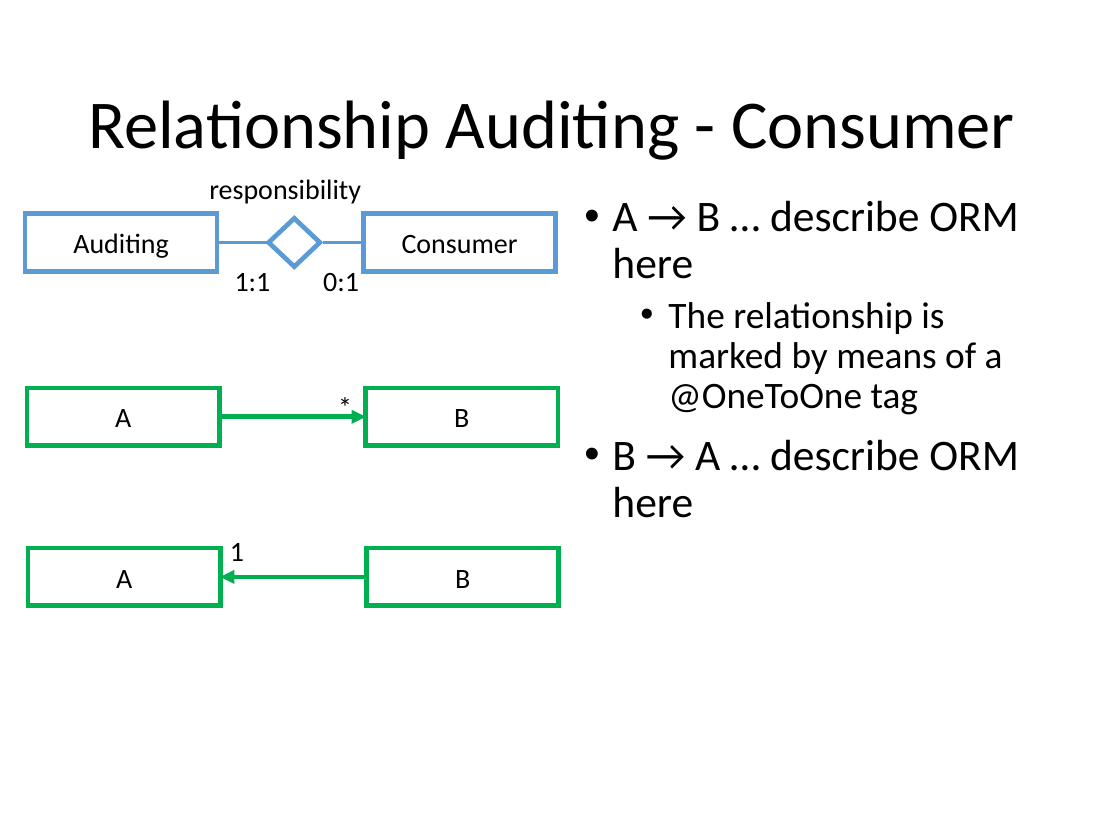
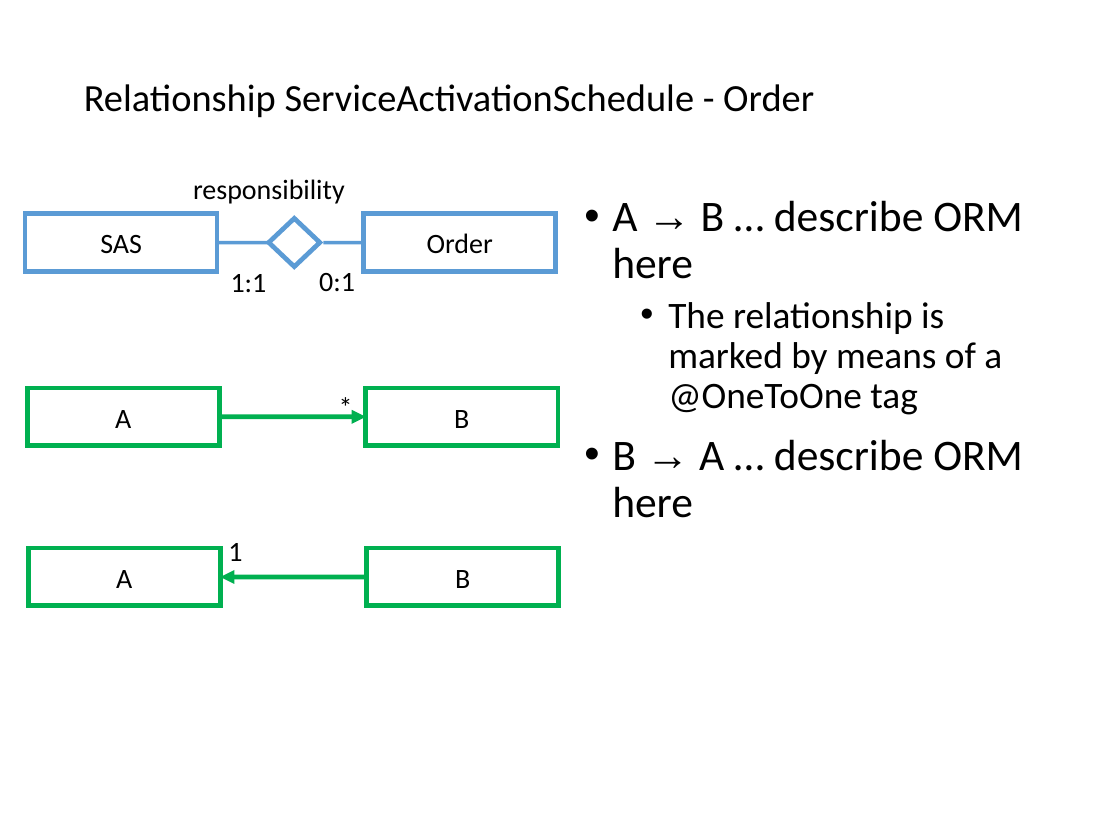
Before and after one commit to ubersandro/telcoServiceProject_DB2, a slide deck: slide 23 of TelcoProjectDocumentation.pptx (slide 18 before the commit). Drawn at 1120x840 pixels with LibreOffice and Linux fonts; fonts in the diff are those of the drawing. Boxes give left, top, right and bottom in pixels: in the first picture for what was removed or moved away, otherwise in the second. Text is boxed around its words. In the diff, an @@ line names an element or a change of style, - is before the commit and + after.

```diff
--- a/TelcoProjectDocumentation.pptx
+++ b/TelcoProjectDocumentation.pptx
@@ text added at (84,84,814,118), 24.6 pt, text #000000 @@
+Relationship ServiceActivationSchedule - Order
@@ title removed at (88,100,1015,160) @@
-Relationship Auditing - Consumer
@@ text "responsibility": place and size @@
-text "responsibility" at (209,179,361,204)
+text "responsibility" at (193,179,345,204)
@@ text "A → B … describe ..." at (612,200,1023,518): font Calibri to Arial in "→", "→" @@
@@ text in rectangle at (100,235,142,254): text changed @@
-Auditing
+SAS
@@ text in rectangle at (427,233,493,254): text changed @@
-Consumer
+Order
@@ text "1:1": place and size @@
-text "1:1" at (235,273,271,291)
+text "1:1" at (231,274,267,292)
@@ text "0:1": place and size @@
-text "0:1" at (323,273,359,291)
+text "0:1" at (319,273,355,291)
```
Also in this commit, not shown: 33 other slides changed, 3 slides added, 2 other files.
